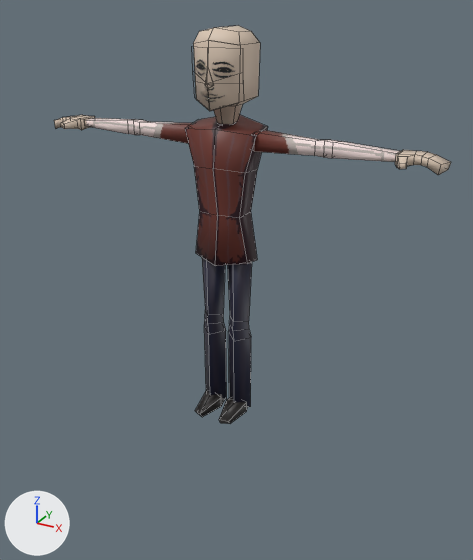
One commit to the Blender file models/mercenary/mercenary.blend: the scene before it, then after it.
Before and after are seen from a camera (50 mm lens) standing at (1.36, -2.37, 1.86) and looking at (0.18, -0.23, 0.79). Lighting does not change. The marker at lower left points along +X, +Y and +Z. Mesh edges are drawn as thin lines.

Names of what the first picture shows: 'hands', 'head_mesh', 'legs', 'torso'.
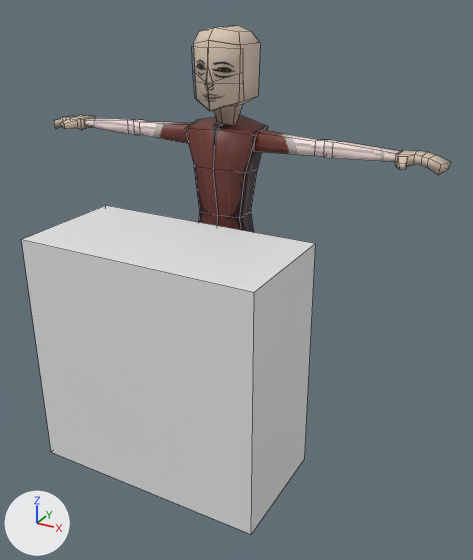
The edits, one by one:
Mesh me_cube is new.
It is a box spanning x -0.5..0.5, y 0.3..0.8, z -1.0..0.0.
Object 'mantle_medium_guideline' (ob_mantle_medium_guideline) is new; it shows me_cube.
Its location is (0.0, -1.0, 1.0).

What differs and where, as boxes (x1, y1, x2, y2) in the pictures (473 x 560 px):
'mantle_medium_guideline', added
    after: (21, 205, 316, 534)
'legs', unchanged, covered by the edit
    before: (195, 258, 252, 424)
